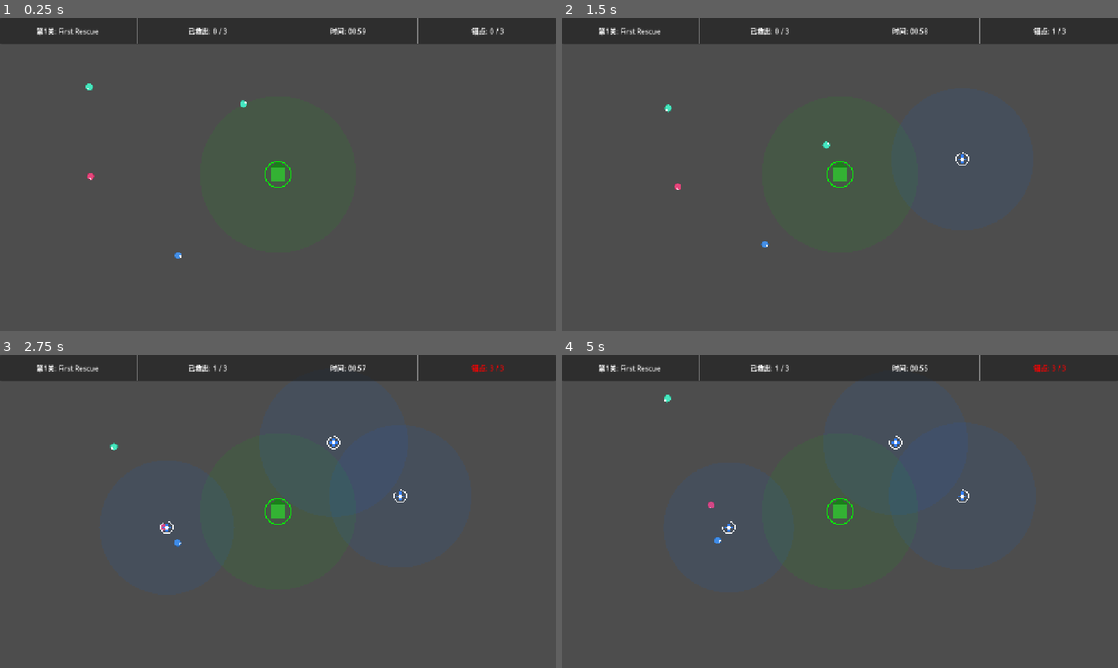
Above: before the commit, frames 1-4 (two rows, left to right).
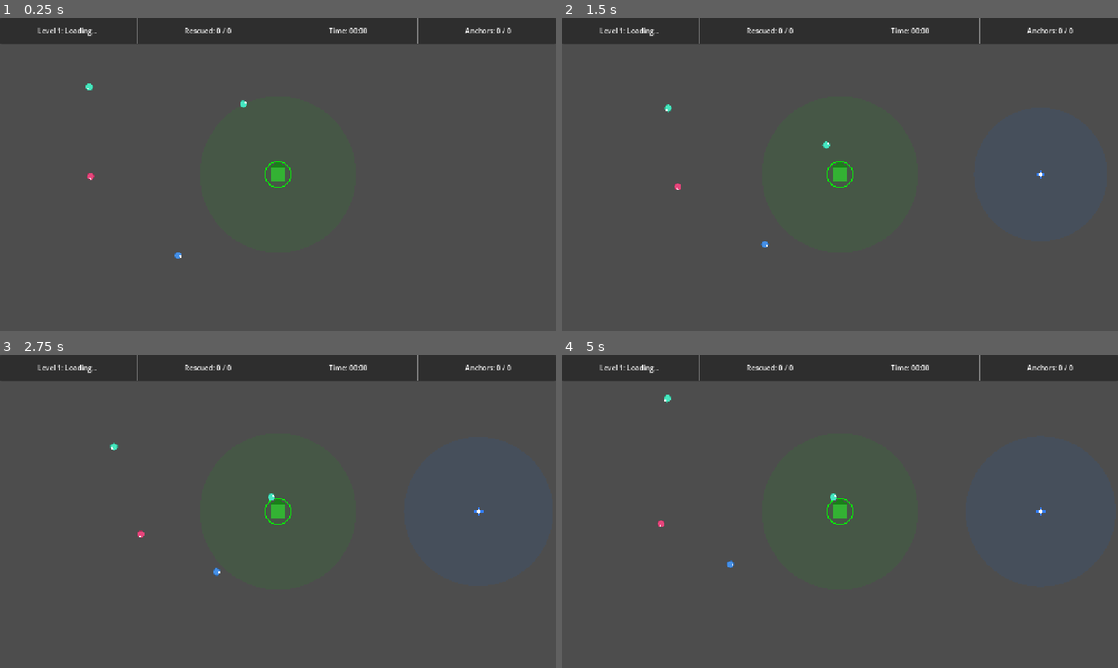
Above: after the commit, the same moments.

Repository: kunk70352-png/Safe-Anchor
Game: Godot game, scene res://src/main/main.tscn
Same seed, same stepped clock (60 frames per second), same inputs: the game is played once before the commit and once after it.
Inputs (mouse positions are in pixels of both pictures, inside the frame that each line leads up to):
- Up to frame 1 (0.25 s): no input
- Up to frame 2 (1.5 s): move the mouse to (962, 158) at 0.52 s; press the mouse at (962, 158) at 0.53 s; hold D (move_right, bound only after the commit) 0.53-1.28 s; tap Space (charge_throw, bound only after the commit) at 0.8, 1.35 s; move the mouse to (728, 190) at 1.27 s; release the mouse at (728, 190) at 1.28 s; hold S (move_down, bound only after the commit) from 1.28 s (still down)
- Up to frame 3 (2.75 s): click (166, 527) at 1.55 s; move the mouse to (333, 442) at 2.02 s; release S (move_down, bound only after the commit) at 2.03 s; press the mouse at (333, 442) at 2.03 s; hold D (move_right, bound only after the commit) from 2.03 s (still down); tap Space (charge_throw, bound only after the commit) at 2.3 s
- Up to frame 4 (5 s): move the mouse to (812, 574) at 2.77 s; release D (move_right, bound only after the commit) at 2.78 s; release the mouse at (812, 574) at 2.78 s; hold W (move_up, bound only after the commit) 2.78-3.53 s; tap Space (charge_throw, bound only after the commit) at 2.85, 3.8, 4.35 s; click (812, 574) at 3.05 s; move the mouse to (1006, 558) at 3.52 s; press the mouse at (1006, 558) at 3.53 s; hold A (move_left, bound only after the commit) from 3.53 s (still down); move the mouse to (673, 464) at 4.27 s; release the mouse at (673, 464) at 4.28 s; click (673, 464) at 4.55 s

The runs differ from the first frame. In frame 1, 0.5% of the frame differs, in the area x 6-92%, y 3-6%; in frame 2, 0.6%; in frame 3, 3.6%; in frame 4, 3.6%, in the area x 6-92%, y 3-68%.
Error after the commit: Parse Error: Identifier "anchors_placed" not declared in the current scope. (res://src/autoload/game_manager.gd:97)

Commit message:
新功能：可控玩家角色 + 蓄力投掷锚点
新增：
- Player 角色（WASD移动，空格蓄力投掷，抛物线预览，拾取回收）
- 蓄力条 UI（sin波振荡，投掷距离 80~350px）
- 贝塞尔曲线轨迹预览 + 落点范围圈

修改：
- 锚点改为永久存在，移除生命周期计时器
- 锚点新增 pick_up() 方法，玩家靠近自动拾取
- World 移除鼠标点击放置，改为生成玩家
- GameManager 移除锚点计数管理
- HUD 改为显示锚点持有状态
- 新增 WASD 输入映射，charge_throw 改为空格键

Diff:
--- a/project.godot
+++ b/project.godot
@@ -28,9 +28,29 @@
 
 [input]
 
-place_anchor={
+move_left={
 "deadzone": 0.5,
-"events": [Object(InputEventMouseButton,"resource_local_to_scene":false,"resource_name":"","device":-1,"window_id":0,"alt_pressed":false,"shift_pressed":false,"ctrl_pressed":false,"meta_pressed":false,"button_mask":1,"position":Vector2(0,0),"global_position":Vector2(0,0),"factor":1.0,"button_index":1,"canceled":false,"pressed":true,"double_click":false,"script":null)
+"events": [Object(InputEventKey,"resource_local_to_scene":false,"resource_name":"","device":-1,"window_id":0,"alt_pressed":false,"shift_pressed":false,"ctrl_pressed":false,"meta_pressed":false,"pressed":false,"scancode":0,"physical_keycode":65,"keycode":0,"unicode":97,"echo":false,"script":null)
+]
+}
+move_right={
+"deadzone": 0.5,
+"events": [Object(InputEventKey,"resource_local_to_scene":false,"resource_name":"","device":-1,"window_id":0,"alt_pressed":false,"shift_pressed":false,"ctrl_pressed":false,"meta_pressed":false,"pressed":false,"scancode":0,"physical_keycode":68,"keycode":0,"unicode":100,"echo":false,"script":null)
+]
+}
+move_up={
+"deadzone": 0.5,
+"events": [Object(InputEventKey,"resource_local_to_scene":false,"resource_name":"","device":-1,"window_id":0,"alt_pressed":false,"shift_pressed":false,"ctrl_pressed":false,"meta_pressed":false,"pressed":false,"scancode":0,"physical_keycode":87,"keycode":0,"unicode":119,"echo":false,"script":null)
+]
+}
+move_down={
+"deadzone": 0.5,
+"events": [Object(InputEventKey,"resource_local_to_scene":false,"resource_name":"","device":-1,"window_id":0,"alt_pressed":false,"shift_pressed":false,"ctrl_pressed":false,"meta_pressed":false,"pressed":false,"scancode":0,"physical_keycode":83,"keycode":0,"unicode":115,"echo":false,"script":null)
+]
+}
+charge_throw={
+"deadzone": 0.5,
+"events": [Object(InputEventKey,"resource_local_to_scene":false,"resource_name":"","device":-1,"window_id":0,"alt_pressed":false,"shift_pressed":false,"ctrl_pressed":false,"meta_pressed":false,"pressed":false,"scancode":0,"physical_keycode":32,"keycode":0,"unicode":32,"echo":false,"script":null)
 ]
 }
 
@@ -39,6 +59,7 @@
 layer_1="refugees"
 layer_2="attraction"
 layer_3="rescue"
+layer_4="player"
 
 [physics]
 
--- a/src/anchor/anchor.gd
+++ b/src/anchor/anchor.gd
@@ -1,58 +1,43 @@
-## Anchor — 玩家放置的吸引点。
-## 吸引范围内的难民。有可配置的生命周期，到期自动销毁。
+## 锚点 — 玩家投掷的永久吸引点。可被玩家拾取回收。
 class_name Anchor
 extends Node2D
 
 # ---- 信号 ----
-signal lifetime_expired(anchor: Anchor)
+signal picked_up()
 
-# ---- 导出属性 ----
+# ---- 属性 ----
 @export var attraction_radius: float = 150.0:
 	set(value):
 		attraction_radius = value
 		queue_redraw()
-@export var lifetime: float = 300.0
 
-# ---- 内部状态 ----
 var _pulse_time: float = 0.0
-var _remaining_lifetime: float = 0.0
-
-# ---- 节点引用 ----
-@onready var _timer: Timer = $LifetimeTimer
 
 
 func _ready() -> void:
 	add_to_group("attraction_sources")
-
-	# 配置并启动生命周期计时器
-	_timer.wait_time = lifetime
-	_timer.one_shot = true
-	_timer.timeout.connect(_on_lifetime_expired)
-	_timer.start()
-	_remaining_lifetime = lifetime
+	_pulse_time = randf() * TAU  # 随机初始相位，多个锚点不同步
 
 
 func _process(delta: float) -> void:
 	_pulse_time += delta
-	_remaining_lifetime = _timer.time_left
 	queue_redraw()
 
 
-func _on_lifetime_expired() -> void:
-	lifetime_expired.emit(self)
-	GameManager.remove_anchor()
+## 被玩家拾取
+func pick_up() -> void:
+	picked_up.emit()
 	queue_free()
 
 
 func _draw() -> void:
-	# 脉冲效果：半径轻微震荡
 	var pulse := 1.0 + sin(_pulse_time * 3.0) * 0.08
 	var r := attraction_radius * pulse
 
-	# 吸引范围（半透明蓝色，脉冲）
+	# 吸引范围
 	draw_circle(Vector2.ZERO, r, Color(0.0, 0.4, 1.0, 0.08))
 
-	# 锚点十字标识（蓝底白字）
+	# 十字标识
 	var cross_size := 10.0 * pulse
 	var blue := Color(0.2, 0.5, 1.0, 1.0)
 	draw_line(Vector2(-cross_size, 0), Vector2(cross_size, 0), blue, 3.0)
@@ -60,10 +45,3 @@
 
 	# 中心点
 	draw_circle(Vector2.ZERO, 4.0, Color.WHITE)
-
-	# 倒计时环（随时间流逝而缩短的圆弧）
-	if lifetime > 0:
-		var fraction := _remaining_lifetime / lifetime
-		var start_angle := -PI / 2.0
-		var end_angle := start_angle + TAU * fraction
-		draw_arc(Vector2.ZERO, 14.0, start_angle, end_angle, 32, Color.WHITE, 2.0)
--- a/src/anchor/anchor.tscn
+++ b/src/anchor/anchor.tscn
@@ -5,11 +5,6 @@
 [node name="Anchor" type="Node2D" groups=["attraction_sources"]]
 script = ExtResource("1_script")
 attraction_radius = 150.0
-lifetime = 15.0
 
 [node name="Sprite2D" type="Sprite2D" parent="."]
 visible = false
-
-[node name="LifetimeTimer" type="Timer" parent="."]
-wait_time = 15.0
-one_shot = true
--- a/src/autoload/game_manager.gd
+++ b/src/autoload/game_manager.gd
@@ -42,9 +42,6 @@
 ## 倒计时剩余秒数
 var time_remaining: float = 0.0
 
-## 玩家已放置锚点数量（上限为 anchor_limit）
-var anchors_placed: int = 0
-
 ## 关卡是否正在进行中
 var is_level_active: bool = false
 
@@ -57,7 +54,6 @@
 	current_level_data = level_data
 	rescued_count = 0
 	time_remaining = level_data.time_limit
-	anchors_placed = 0
 	is_level_active = true
 	level_started.emit(level_data)
 
@@ -69,23 +65,6 @@
 	rescued_count += 1
 	if check_win_condition():
 		_complete_level()
-
-
-## 尝试放置锚点。成功返回 true。
-func try_place_anchor() -> bool:
-	if not is_level_active:
-		return false
-	if anchors_placed >= current_level_data.anchor_limit:
-		return false
-	anchors_placed += 1
-	anchor_placed.emit(anchors_placed, current_level_data.anchor_limit)
-	return true
-
-
-## 移除锚点（锚点过期时调用）
-func remove_anchor() -> void:
-	anchors_placed = maxi(anchors_placed - 1, 0)
-	anchor_placed.emit(anchors_placed, current_level_data.anchor_limit)
 
 
 ## 检查是否满足胜利条件
--- /dev/null
+++ b/src/player/player.gd
@@ -0,0 +1,120 @@
+## 玩家 — 可操控角色，WASD移动，空格蓄力投掷锚点。
+class_name Player
+extends CharacterBody2D
+
+# ---- 状态 ----
+enum PlayerState { IDLE, CHARGING }
+var state: PlayerState = PlayerState.IDLE
+var has_anchor: bool = true
+var charge_time: float = 0.0
+var charge_power: float = 0.0
+var last_move_dir: Vector2 = Vector2.RIGHT
+
+# ---- 参数 ----
+@export var move_speed: float = 200.0
+@export var anchor_radius: float = 160.0
+const MIN_THROW: float = 80.0
+const MAX_THROW: float = 350.0
+const CHARGE_SPEED: float = 2.5
+const CURVE_HEIGHT: float = 40.0
+
+# ---- 节点 ----
+@onready var pickup_area: Area2D = $PickupArea
+@onready var sprite: Sprite2D = $Sprite2D
+
+
+func _ready() -> void:
+	add_to_group("player")
+	pickup_area.body_entered.connect(_on_pickup_body_entered)
+
+
+func _physics_process(delta: float) -> void:
+	# 移动
+	var input_dir := Input.get_vector("move_left", "move_right", "move_up", "move_down")
+	if input_dir != Vector2.ZERO:
+		last_move_dir = input_dir
+	velocity = input_dir * move_speed
+	move_and_slide()
+
+	# 蓄力
+	match state:
+		PlayerState.IDLE:
+			if has_anchor and Input.is_action_just_pressed("charge_throw"):
+				state = PlayerState.CHARGING
+				charge_time = 0.0
+		PlayerState.CHARGING:
+			charge_time += delta
+			charge_power = (sin(charge_time * CHARGE_SPEED * TAU) + 1.0) / 2.0
+			if Input.is_action_just_released("charge_throw"):
+				_throw_anchor()
+				state = PlayerState.IDLE
+			elif not has_anchor:
+				state = PlayerState.IDLE
+
+	queue_redraw()
+
+
+# ---- 投掷 ----
+
+func _throw_anchor() -> void:
+	var dist := MIN_THROW + charge_power * (MAX_THROW - MIN_THROW)
+	var landing_pos := global_position + last_move_dir * dist
+
+	var anchor_scene := preload("res://src/anchor/anchor.tscn")
+	var anchor: Anchor = anchor_scene.instantiate()
+	anchor.global_position = landing_pos
+	anchor.attraction_radius = anchor_radius
+	anchor.picked_up.connect(_on_anchor_picked_up)
+	get_tree().get_first_node_in_group("world").get_node("Anchors").add_child(anchor)
+	has_anchor = false
+
+
+# ---- 拾取 ----
+
+func _on_pickup_body_entered(body: Node2D) -> void:
+	if has_anchor:
+		return
+	if body is Anchor:
+		body.pick_up()
+
+
+func _on_anchor_picked_up() -> void:
+	has_anchor = true
+
+
+# ---- 绘制预览 ----
+
+func _draw() -> void:
+	if state != PlayerState.CHARGING or not has_anchor:
+		return
+
+	var dist := MIN_THROW + charge_power * (MAX_THROW - MIN_THROW)
+	var target := last_move_dir * dist
+	var mid := target * 0.5 + Vector2.UP * CURVE_HEIGHT  # 贝塞尔控制点（向上拱起）
+
+	# 抛物线轨迹
+	var color := Color(1.0, 0.8, 0.2, 0.7)
+	var steps := 20
+	for i in range(steps):
+		var t0 := float(i) / steps
+		var t1 := float(i + 1) / steps
+		var p0 := _bezier(Vector2.ZERO, mid, target, t0)
+		var p1 := _bezier(Vector2.ZERO, mid, target, t1)
+		draw_line(p0, p1, color, 2.0)
+
+	# 落点范围圈
+	draw_circle(target, anchor_radius, Color(0.2, 0.5, 1.0, 0.12))
+	draw_arc(target, anchor_radius, 0, TAU, 32, Color(0.2, 0.5, 1.0, 0.4), 1.5)
+
+	# 蓄力条（玩家下方）
+	var bar_width := 40.0
+	var bar_height := 4.0
+	var bar_y := 20.0
+	var bg_rect := Rect2(-bar_width / 2, bar_y, bar_width, bar_height)
+	draw_rect(bg_rect, Color(0.2, 0.2, 0.2, 0.8))
+	var fill_rect := Rect2(-bar_width / 2, bar_y, bar_width * charge_power, bar_height)
+	draw_rect(fill_rect, Color(1.0, 0.8, 0.2, 1.0))
+
+
+func _bezier(a: Vector2, b: Vector2, c: Vector2, t: float) -> Vector2:
+	return a.lerp(b, t).lerp(b.lerp(c, t), t)
--- /dev/null
+++ b/src/player/player.tscn
@@ -0,0 +1,20 @@
+[gd_scene load_steps=3 format=3 uid="uid://cplyr1"]
+
+[ext_resource type="Script" path="res://src/player/player.gd" id="1_script"]
+
+[sub_resource type="CircleShape2D" id="CircleShape2D_pickup"]
+radius = 24.0
+
+[node name="Player" type="CharacterBody2D" groups=["player"]]
+collision_layer = 8
+collision_mask = 1
+script = ExtResource("1_script")
+
+[node name="CollisionShape2D" type="CollisionShape2D" parent="."]
+shape = SubResource("CircleShape2D_pickup")
+
+[node name="Sprite2D" type="Sprite2D" parent="."]
+
+[node name="PickupArea" type="Area2D" parent="."]
+collision_layer = 0
+collision_mask = 16
--- a/src/ui/hud.gd
+++ b/src/ui/hud.gd
@@ -1,4 +1,4 @@
-## HUD — 游戏内抬头显示，展示关卡信息、救援进度、倒计时和锚点数量。
+## HUD — 游戏内抬头显示，展示关卡信息、救援进度、倒计时和锚点状态。
 extends Control
 
 # ---- 节点引用 ----
@@ -11,8 +11,17 @@
 func _ready() -> void:
 	GameManager.level_started.connect(_on_level_started)
 	GameManager.refugee_rescued.connect(_on_refugee_rescued)
-	GameManager.anchor_placed.connect(_on_anchor_placed)
 	GameManager.time_updated.connect(_on_time_updated)
+
+
+func _process(_delta: float) -> void:
+	if not GameManager.is_level_active:
+		return
+	# 实时更新锚点持有状态
+	var player := get_tree().get_first_node_in_group("player") as Player
+	if player:
+		anchors_label.text = "锚点: %s" % ("持有" if player.has_anchor else "已投出")
+		anchors_label.modulate = Color.GREEN if player.has_anchor else Color.ORANGE
 
 
 # ---- 信号处理 ----
@@ -20,7 +29,6 @@
 func _on_level_started(level_data: LevelData) -> void:
 	level_label.text = "第%d关: %s" % [level_data.level_number, level_data.level_name]
 	rescued_label.text = "已救出: 0 / %d" % level_data.target_rescued
-	anchors_label.text = "锚点: 0 / %d" % level_data.anchor_limit
 	timer_label.modulate = Color.WHITE
 
 
@@ -28,17 +36,10 @@
 	rescued_label.text = "已救出: %d / %d" % [total, target]
 
 
-func _on_anchor_placed(used: int, max_count: int) -> void:
-	anchors_label.text = "锚点: %d / %d" % [used, max_count]
-	if used >= max_count:
-		anchors_label.modulate = Color.RED
-
-
 func _on_time_updated(remaining: float, _limit: float) -> void:
 	var minutes := int(remaining) / 60
 	var seconds := int(remaining) % 60
 	timer_label.text = "时间: %02d:%02d" % [minutes, seconds]
-	# 紧急着色
 	if remaining <= 10.0:
 		timer_label.modulate = Color.RED
 	elif remaining <= 20.0:
--- a/src/world/world.gd
+++ b/src/world/world.gd
@@ -1,22 +1,19 @@
-## World — 管理游戏世界：导航、地图、安全屋、难民和锚点。
-## 充当 SafeHouse、Anchor、Refugee 节点之间的中介者。
-## 处理玩家放置锚点的输入。
+## World — 管理游戏世界：导航、地图、安全屋、玩家、难民和锚点。
+## 充当各节点之间的中介者。
 extends Node2D
 
 # ---- 预加载场景 ----
 const REFUGEE_SCENE := preload("res://src/refugee/refugee.tscn")
-const ANCHOR_SCENE := preload("res://src/anchor/anchor.tscn")
 
 # ---- 节点引用 ----
 @onready var navigation_region: NavigationRegion2D = $NavigationRegion2D
 @onready var safe_house: SafeHouse = $SafeHouse
+@onready var player: Player = $Player
 @onready var refugees_container: Node2D = $Refugees
 @onready var anchors_container: Node2D = $Anchors
-@onready var level_timer: Timer = $LevelTimer
 
 # ---- 状态 ----
 var _level_data: LevelData = null
-var _time_elapsed: float = 0.0
 
 
 func _ready() -> void:
@@ -34,21 +31,19 @@
 ## 根据 LevelData 资源设置世界
 func setup_level(level_data: LevelData) -> void:
 	_level_data = level_data
-
-	# 清除上一关的残留
 	_clear_containers()
 
-	# 定位并配置安全屋
 	safe_house.position = level_data.safe_house_position
 	safe_house.attraction_radius = level_data.safe_house_attraction_radius
 
-	# 设置导航多边形（覆盖整个游戏区域）
+	# 玩家初始位置在安全屋旁边
+	player.global_position = level_data.safe_house_position + Vector2(60, 0)
+	player.has_anchor = true
+	player.anchor_radius = level_data.anchor_attraction_radius
+
 	_setup_navigation()
-
-	# 延迟生成难民（等导航网格烘焙完成）
 	_spawn_refugees_deferred.call_deferred(level_data)
 
-	# 通知 GameManager
 	GameManager.start_level(level_data)
 
 
@@ -59,7 +54,6 @@
 		_spawn_refugee(spawn_pos, level_data)
 
 
-## 返回所有活跃的吸引源（安全屋 + 所有已放置的锚点）
 func get_attraction_sources() -> Array[Node2D]:
 	var sources: Array[Node2D] = []
 	if is_instance_valid(safe_house):
@@ -70,48 +64,8 @@
 	return sources
 
 
-## 返回安全屋全局坐标，供距离计算使用
 func get_safe_house_position() -> Vector2:
 	return safe_house.global_position if is_instance_valid(safe_house) else Vector2.ZERO
-
-
-# ---- 输入处理 ----
-
-func _unhandled_input(event: InputEvent) -> void:
-	if not GameManager.is_level_active:
-		return
-	if event.is_action_pressed("place_anchor"):
-		var click_pos := get_global_mouse_position()
-		_try_place_anchor(click_pos)
-
-
-# ---- 锚点放置 ----
-
-func _try_place_anchor(pos: Vector2) -> void:
-	if not _can_place_anchor(pos):
-		return
-
-	if not GameManager.try_place_anchor():
-		return  # 锚点数量已用完
-
-	var anchor: Anchor = ANCHOR_SCENE.instantiate()
-	anchor.global_position = pos
-	anchor.attraction_radius = _level_data.anchor_attraction_radius
-	anchor.lifetime = 15.0  # 后续可在 LevelData 中配置
-	anchor.lifetime_expired.connect(_on_anchor_expired)
-	anchors_container.add_child(anchor)
-
-
-func _can_place_anchor(pos: Vector2) -> bool:
-	# TODO: 验证位置是否在导航网格内
-	# 目前仅确保不紧贴安全屋
-	if safe_house.global_position.distance_to(pos) < safe_house.rescue_radius + 20.0:
-		return false
-	return true
-
-
-func _on_anchor_expired(_anchor: Anchor) -> void:
-	pass  # 锚点自行 queue_free，GameManager.remove_anchor() 在 anchor.gd 中调用
 
 
 # ---- 难民生成 ----
@@ -126,11 +80,10 @@
 	refugees_container.add_child(refugee)
 
 
-# ---- 导航设置 ----
+# ---- 导航 ----
 
 func _setup_navigation() -> void:
 	var nav_poly := NavigationPolygon.new()
-	# 覆盖 1280x720 完整游戏区域
 	var outline := PackedVector2Array([
 		Vector2(0, 0),
 		Vector2(1280, 0),
--- a/src/world/world.tscn
+++ b/src/world/world.tscn
@@ -2,6 +2,7 @@
 
 [ext_resource type="Script" path="res://src/world/world.gd" id="1_script"]
 [ext_resource type="PackedScene" uid="uid://csh1" path="res://src/safe_house/safe_house.tscn" id="2_safehouse"]
+[ext_resource type="PackedScene" uid="uid://cplyr1" path="res://src/player/player.tscn" id="3_player"]
 
 [node name="World" type="Node2D" groups=["world"]]
 script = ExtResource("1_script")
@@ -13,9 +14,9 @@
 [node name="SafeHouse" parent="." instance=ExtResource("2_safehouse")]
 position = Vector2(640, 360)
 
+[node name="Player" parent="." instance=ExtResource("3_player")]
+position = Vector2(700, 360)
+
 [node name="Refugees" type="Node2D" parent="."]
 
 [node name="Anchors" type="Node2D" parent="."]
-
-[node name="LevelTimer" type="Timer" parent="."]
-one_shot = true
